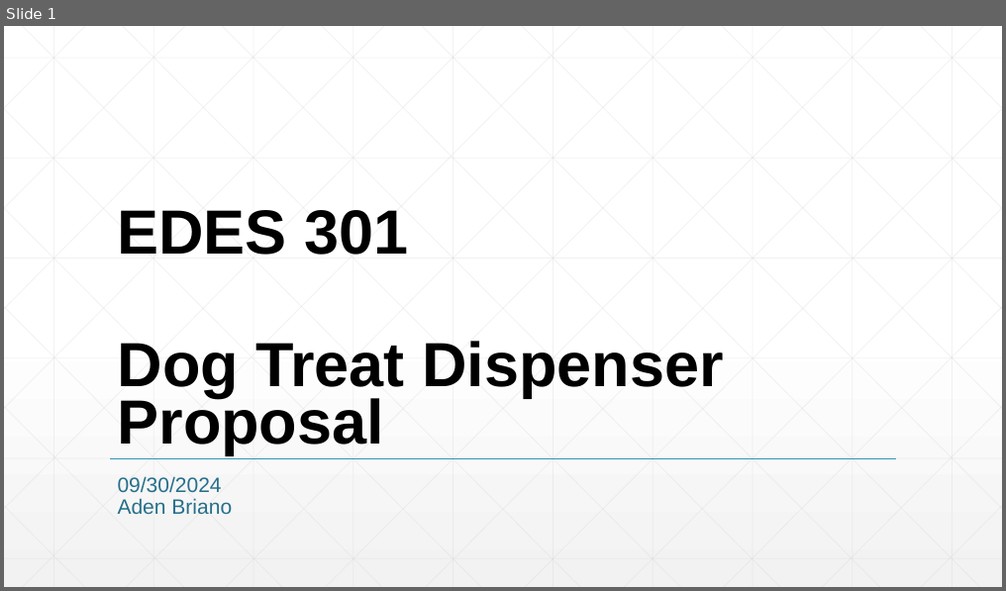
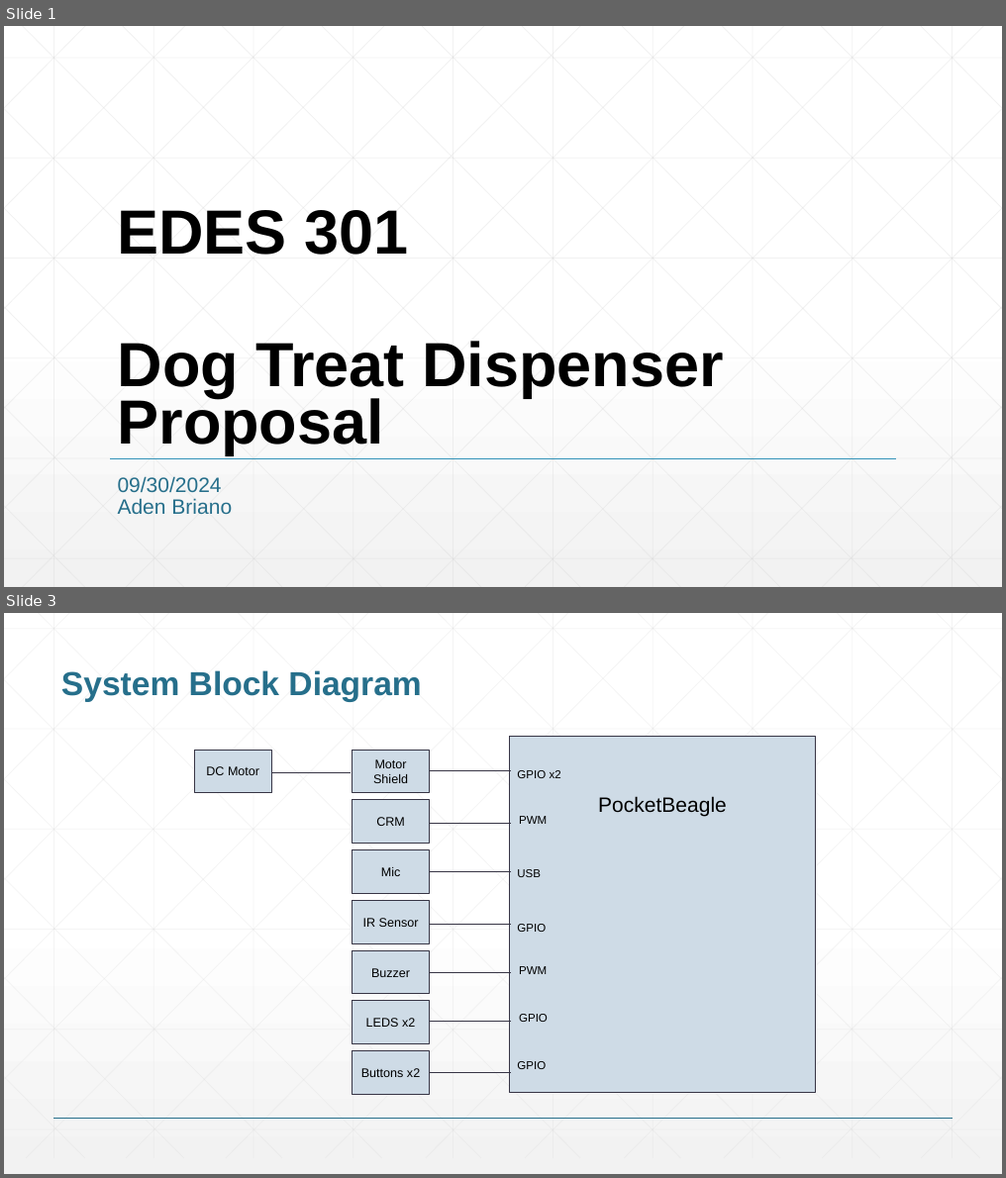
Before and after one commit to BrianoAden/Dog-Treat-Launcher, a slide deck: project_01/docs/Briano_EDES301_project_01_proposal.pptx. Shown one above the other, each under a label of ours: slide 1 before the commit, slides 1 and 3 after it; the slides between them are not shown. The pictures are 1006x591 and 1006x1178 pixels, drawn with LibreOffice and Linux fonts; fonts in the diff are those of the drawing. Boxes give left, top, right and bottom in pixels: in the first picture for what was removed or moved away, otherwise in the second. Text is boxed around its words. In the diff, an @@ line names an element or a change of style, - is before the commit and + after.

```diff
--- a/project_01/docs/Briano_EDES301_project_01_proposal.pptx
+++ b/project_01/docs/Briano_EDES301_project_01_proposal.pptx
@@ slide 3 added at (x1=4, y1=613, x2=1002, y2=1174), background gradient #FFFFFF to #F2F2F2 @@
@@ title added at (x1=61, y1=670, x2=421, y2=702), 32 pt, text #266F8B, bold @@
+System Block Diagram
@@ rectangle added at (x1=194, y1=750, x2=271, y2=792), fill #CEDBE6, outline #373545 0.75 pt, 12 pt, text #000000 @@
+DC Motor
@@ rectangle added at (x1=352, y1=750, x2=430, y2=792), fill #CEDBE6, outline #373545 0.75 pt, 12 pt, text #000000 @@
+Motor Shield
@@ rectangle added at (x1=510, y1=736, x2=816, y2=1093), fill #CEDBE6, outline #373545 0.75 pt @@
@@ line added from (350, 773) to (269, 773), #373545 0.75 pt @@
@@ line added from (511, 771) to (430, 771), #373545 0.75 pt @@
@@ text added at (x1=517, y1=770, x2=561, y2=778), 11 pt, text #000000 @@
+GPIO x2
@@ rectangle added at (x1=352, y1=800, x2=430, y2=844), fill #CEDBE6, outline #373545 0.75 pt, 12 pt, text #000000 @@
+CRM
@@ text added at (x1=519, y1=816, x2=547, y2=824), 11 pt, text #000000 @@
+PWM
@@ text added at (x1=598, y1=796, x2=727, y2=817), 20 pt, text #000000 @@
+PocketBeagle
@@ line added from (511, 823) to (430, 823), #373545 0.75 pt @@
@@ rectangle added at (x1=352, y1=851, x2=430, y2=894), fill #CEDBE6, outline #373545 0.75 pt, 12 pt, text #000000 @@
+Mic
@@ line added from (511, 872) to (430, 872), #373545 0.75 pt @@
@@ text added at (x1=517, y1=869, x2=541, y2=877), 11 pt, text #000000 @@
+USB
@@ rectangle added at (x1=352, y1=900, x2=430, y2=944), fill #CEDBE6, outline #373545 0.75 pt, 12 pt, text #000000 @@
+IR Sensor
@@ line added from (511, 924) to (430, 924), #373545 0.75 pt @@
@@ text added at (x1=517, y1=924, x2=546, y2=932), 11 pt, text #000000 @@
+GPIO
@@ rectangle added at (x1=352, y1=951, x2=430, y2=994), fill #CEDBE6, outline #373545 0.75 pt, 12 pt, text #000000 @@
+Buzzer
@@ text added at (x1=519, y1=966, x2=547, y2=974), 11 pt, text #000000 @@
+PWM
@@ line added from (511, 972) to (430, 972), #373545 0.75 pt @@
@@ rectangle added at (x1=352, y1=1001, x2=430, y2=1045), fill #CEDBE6, outline #373545 0.75 pt, 12 pt, text #000000 @@
+LEDS x2
@@ line added from (511, 1021) to (430, 1021), #373545 0.75 pt @@
@@ text added at (x1=519, y1=1014, x2=548, y2=1022), 11 pt, text #000000 @@
+GPIO
@@ rectangle added at (x1=352, y1=1051, x2=430, y2=1094), fill #CEDBE6, outline #373545 0.75 pt, 12 pt, text #000000 @@
+Buttons x2
@@ line added from (511, 1072) to (430, 1072), #373545 0.75 pt @@
@@ text added at (x1=517, y1=1061, x2=546, y2=1069), 11 pt, text #000000 @@
+GPIO
@@ group added at (x1=4, y1=613, x2=1002, y2=1158): 46 lines @@
@@ line added from (54, 1118) to (952, 1118), #266F8B 1 pt @@
```
Also in this commit, not shown: 2 slides changed, 1 other slide added, 2 slides removed, 1 other file.
